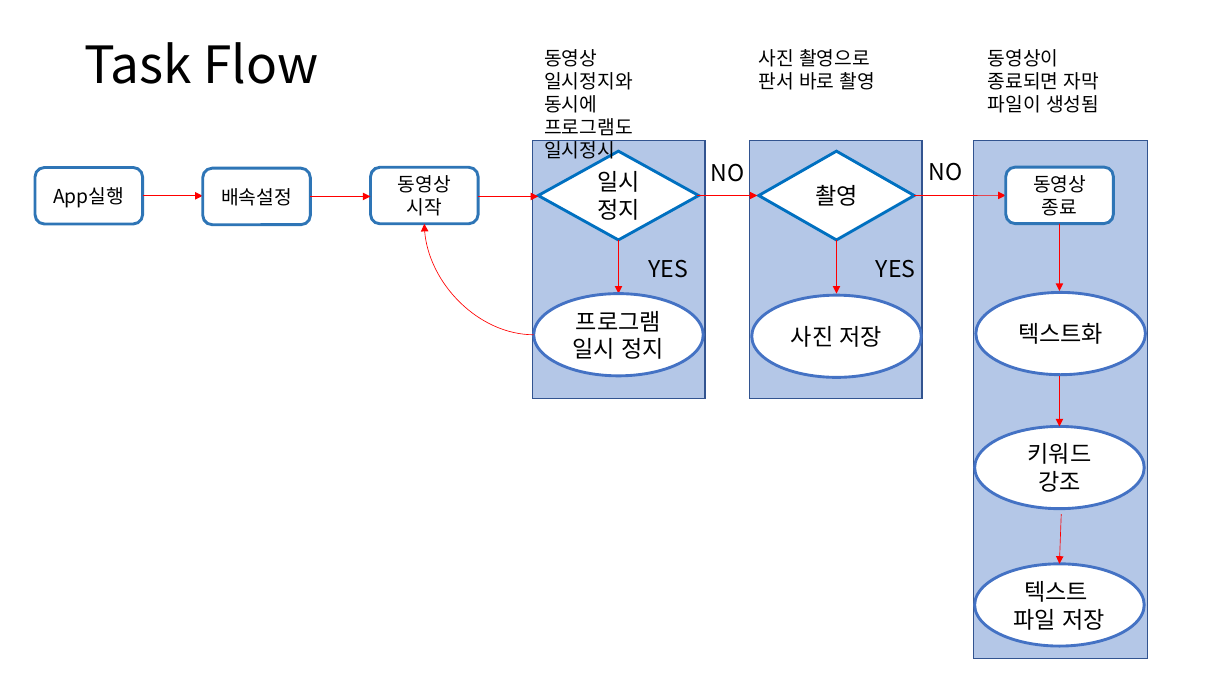
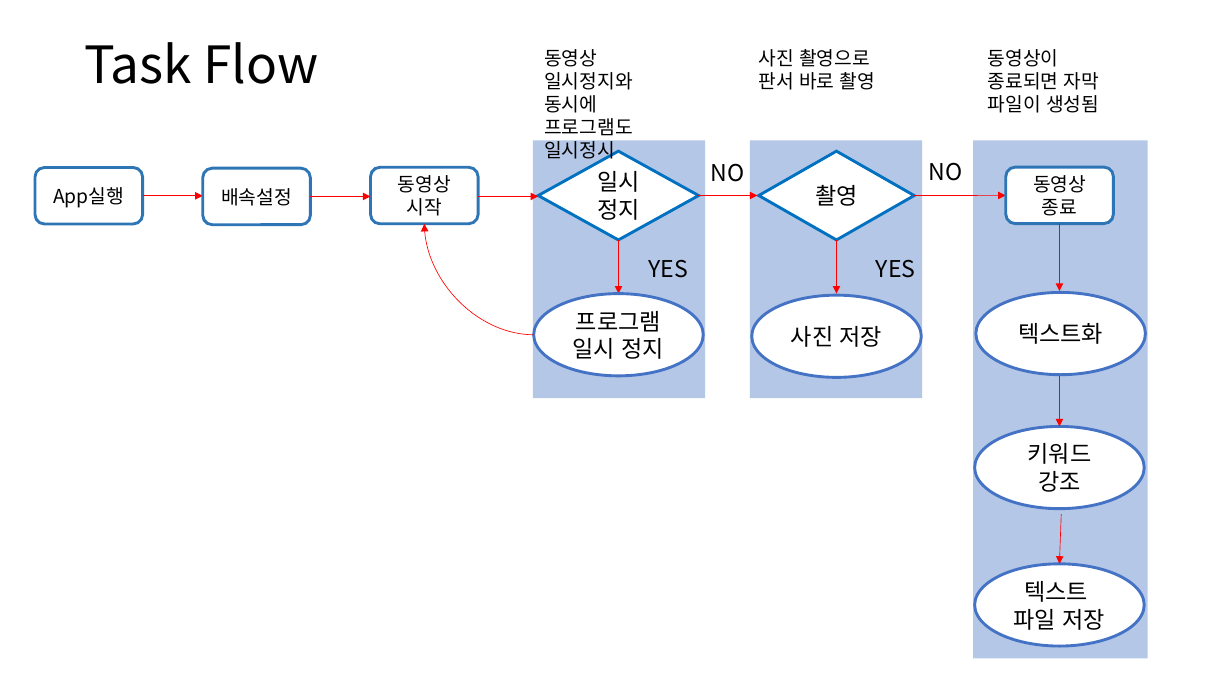
Before and after one commit to kang-seongbeom/Easy-Application, a slide deck: slide 1 of TaskFlow.pptx. Drawn at 1232x693 pixels with LibreOffice and Linux fonts; fonts in the diff are those of the drawing. Boxes give left, top, right and bottom in pixels: in the first picture for what was removed or moved away, otherwise in the second. Text is boxed around its words. In the diff, an @@ line names an element or a change of style, - is before the commit and + after.

```diff
--- a/TaskFlow.pptx
+++ b/TaskFlow.pptx
@@ outline #325491 1 pt to none in 3 elements at box(750, 140, 921, 398), box(533, 140, 705, 398), box(973, 140, 1148, 659) @@
```
